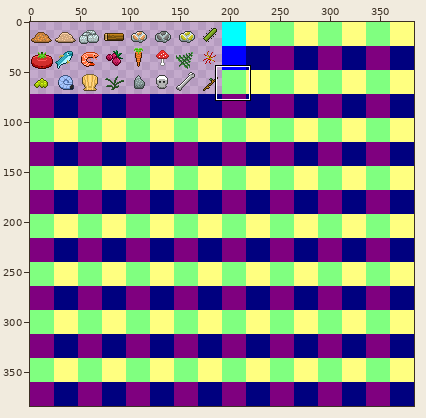
Sprite sheet -- img/icons.png. Above: a wide view before the commit, with the close-up outlined.
Close-up. Before the commit:
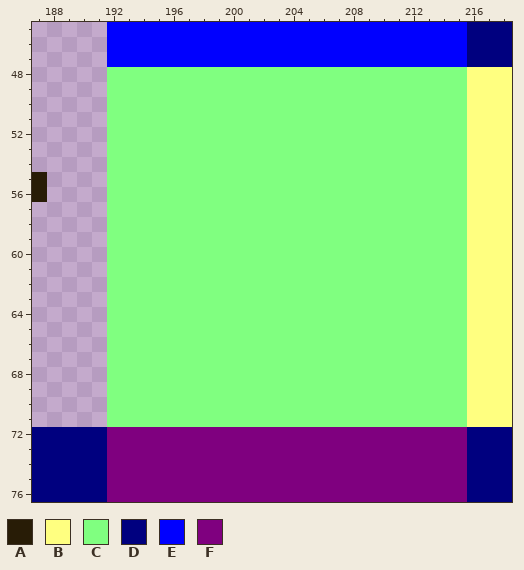
The file is 384x384 pixels. Colours within 5 levels of each other are drawn and written as one. Shown: x 187..218, y 45..76. The commit also changed other parts of the picture, which this record leaves out.
Palette (. is transparent): A #281c06  B #ffff80  C #80ff80  D #00007f  E #0000ff  F #7f007f
Pixels before, first column x 187:
45 .....EEEEEEEEEEEEEEEEEEEEEEEEDDD
46 .....EEEEEEEEEEEEEEEEEEEEEEEEDDD
47 .....EEEEEEEEEEEEEEEEEEEEEEEEDDD
48 .....CCCCCCCCCCCCCCCCCCCCCCCCBBB
49 .....CCCCCCCCCCCCCCCCCCCCCCCCBBB
50 .....CCCCCCCCCCCCCCCCCCCCCCCCBBB
51 .....CCCCCCCCCCCCCCCCCCCCCCCCBBB
52 .....CCCCCCCCCCCCCCCCCCCCCCCCBBB
53 .....CCCCCCCCCCCCCCCCCCCCCCCCBBB
54 .....CCCCCCCCCCCCCCCCCCCCCCCCBBB
55 A....CCCCCCCCCCCCCCCCCCCCCCCCBBB
56 A....CCCCCCCCCCCCCCCCCCCCCCCCBBB
57 .....CCCCCCCCCCCCCCCCCCCCCCCCBBB
58 .....CCCCCCCCCCCCCCCCCCCCCCCCBBB
59 .....CCCCCCCCCCCCCCCCCCCCCCCCBBB
60 .....CCCCCCCCCCCCCCCCCCCCCCCCBBB
61 .....CCCCCCCCCCCCCCCCCCCCCCCCBBB
62 .....CCCCCCCCCCCCCCCCCCCCCCCCBBB
63 .....CCCCCCCCCCCCCCCCCCCCCCCCBBB
64 .....CCCCCCCCCCCCCCCCCCCCCCCCBBB
65 .....CCCCCCCCCCCCCCCCCCCCCCCCBBB
66 .....CCCCCCCCCCCCCCCCCCCCCCCCBBB
67 .....CCCCCCCCCCCCCCCCCCCCCCCCBBB
68 .....CCCCCCCCCCCCCCCCCCCCCCCCBBB
69 .....CCCCCCCCCCCCCCCCCCCCCCCCBBB
70 .....CCCCCCCCCCCCCCCCCCCCCCCCBBB
71 .....CCCCCCCCCCCCCCCCCCCCCCCCBBB
72 DDDDDFFFFFFFFFFFFFFFFFFFFFFFFDDD
73 DDDDDFFFFFFFFFFFFFFFFFFFFFFFFDDD
74 DDDDDFFFFFFFFFFFFFFFFFFFFFFFFDDD
75 DDDDDFFFFFFFFFFFFFFFFFFFFFFFFDDD
76 DDDDDFFFFFFFFFFFFFFFFFFFFFFFFDDD
And afterwards:
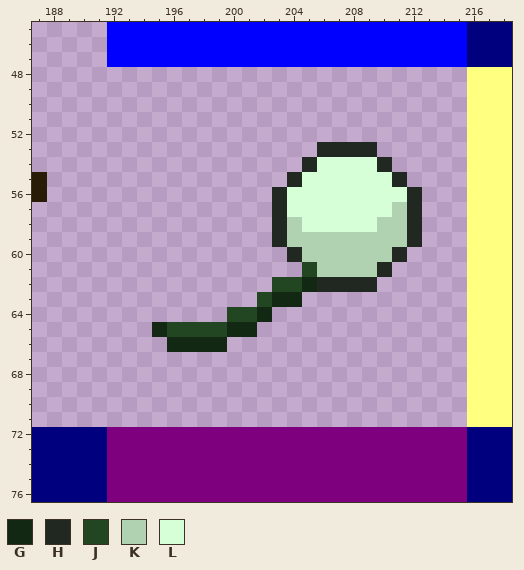
Colours new in this view: G #132813  H #212821  J #224622  K #b1d2b1  L #d7ffd7
Diff:
y 48..52: x 192..215 CCCCCCCCCCCCCCCCCCCCCCCC -> ........................
y 53: x 192..215 CCCCCCCCCCCCCCCCCCCCCCCC -> ..............HHHH......
y 54: x 192..215 CCCCCCCCCCCCCCCCCCCCCCCC -> .............HLLLLH.....
y 55: x 192..215 CCCCCCCCCCCCCCCCCCCCCCCC -> ............HLLLLLLH....
y 56: x 192..215 CCCCCCCCCCCCCCCCCCCCCCCC -> ...........HLLLLLLLLH...
y 57: x 192..215 CCCCCCCCCCCCCCCCCCCCCCCC -> ...........HLLLLLLLKH...
y 58: x 192..215 CCCCCCCCCCCCCCCCCCCCCCCC -> ...........HKLLLLLKKH...
y 59: x 192..215 CCCCCCCCCCCCCCCCCCCCCCCC -> ...........HKKKKKKKKH...
y 60: x 192..215 CCCCCCCCCCCCCCCCCCCCCCCC -> ............HKKKKKKH....
y 61: x 192..215 CCCCCCCCCCCCCCCCCCCCCCCC -> .............JKKKKH.....
y 62: x 192..215 CCCCCCCCCCCCCCCCCCCCCCCC -> ...........JJGHHHH......
y 63: x 192..215 CCCCCCCCCCCCCCCCCCCCCCCC -> ..........JGG...........
y 64: x 192..215 CCCCCCCCCCCCCCCCCCCCCCCC -> ........JJG.............
y 65: x 192..215 CCCCCCCCCCCCCCCCCCCCCCCC -> ...GJJJJGG..............
y 66: x 192..215 CCCCCCCCCCCCCCCCCCCCCCCC -> ....GGGG................
y 67..71: x 192..215 CCCCCCCCCCCCCCCCCCCCCCCC -> ........................
